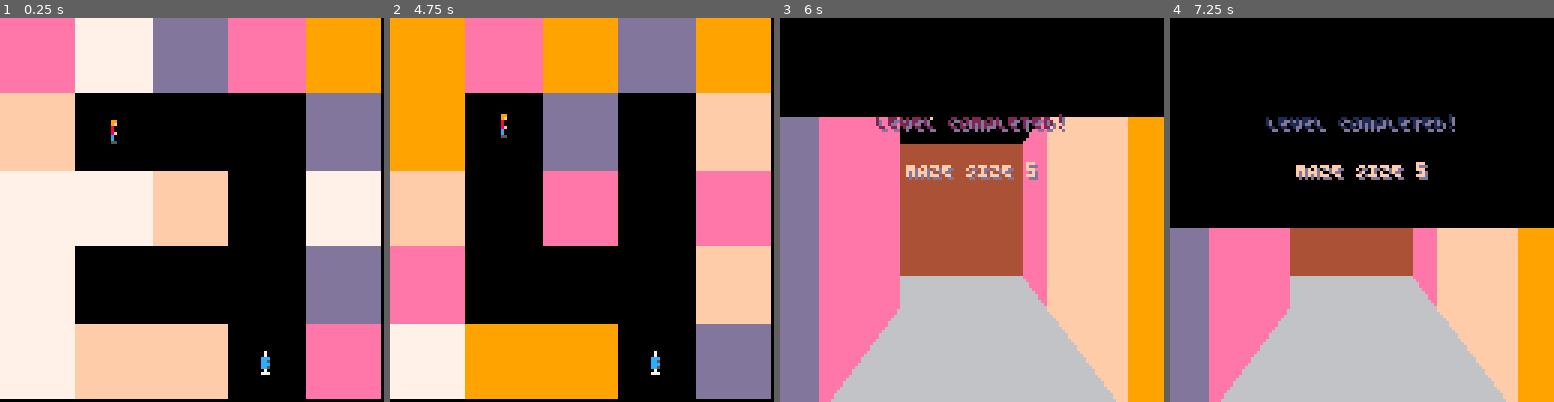
Above: before the commit, frames 1-4 (left to right).
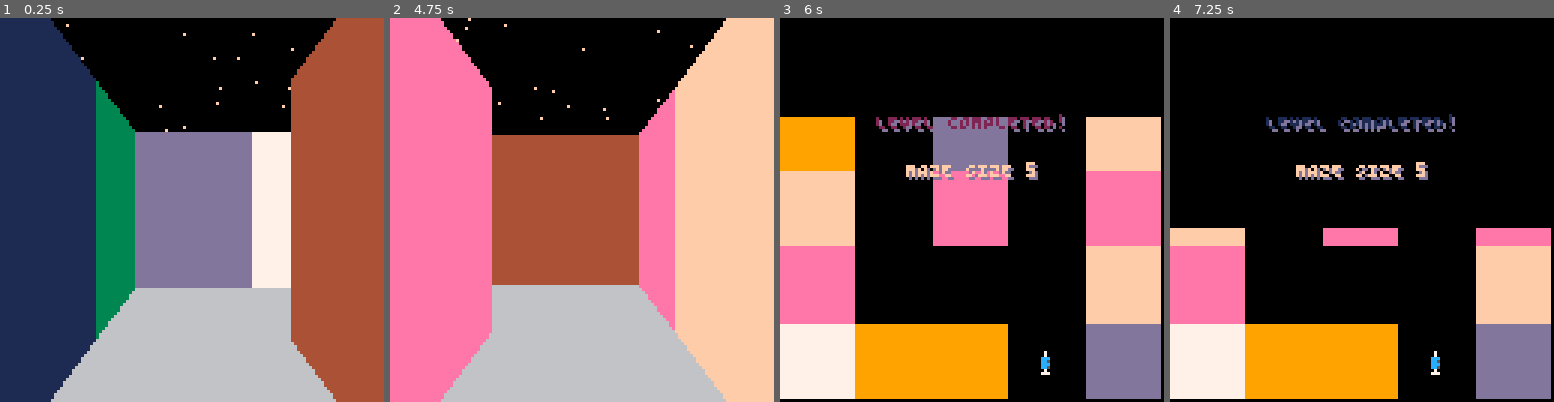
Above: after the commit, the same moments.

Repository: hypp/ld48
Game: PICO-8 cartridge carts/ld48.p8
Same seed, same stepped clock (60 frames per second), same inputs: the game is played once before the commit and once after it.
Inputs:
- Up to frame 1 (0.25 s): no input
- Up to frame 2 (4.75 s): tap O (Z key) at 0.33, 0.7, 1.43, 2.22, 3.1, 3.98 s; tap X (X key) at 1.07, 2.07, 2.4, 2.73, 3.07, 3.4, 3.73, 4.07, 4.4, 4.73 s; hold Left 1.97-2.37 s; hold Down 2.42-2.82 s; hold Right 2.87-3.53 s; hold Up 3.58-4.08 s; hold Right 4.13-4.53 s; hold Down from 4.58 s (still down)
- Up to frame 3 (6 s): tap O (Z key) at 4.87, 5.75 s; tap X (X key) at 5.07, 5.4, 5.73 s; release Down at 5.08 s; hold Left 5.13-5.8 s; hold Up from 5.85 s (still down)
- Up to frame 4 (7.25 s): tap X (X key) every 0.33 s from 6.07 to 7.07 s; release Up at 6.18 s; hold Left 6.23-6.63 s; tap O (Z key) at 6.63 s; hold Down 6.68-7.08 s; hold Right from 7.13 s (still down)

The runs differ from the first frame. In frame 1, 96% of the frame differs, in the area x 0-100%, y 0-100%; in frame 2, 85%; in frame 3, 66%; in frame 4, 41%.

Commit message:
wip

Diff:
--- a/carts/ld48.p8
+++ b/carts/ld48.p8
@@ -377,7 +377,6 @@
 
 function game_init()
     init_camera()
-    drawmode = 1
 end
 
 function level_update()
@@ -436,13 +435,15 @@
 
     current_level_map = level.map
 
+    -- draw map
+    map_height = #current_level_map
+    map_width = #current_level_map[1]
+
+    tile_width = screen_width/map_width
+    tile_height = screen_height/map_height
+
     if drawmode == 1 then
         -- draw map
-        map_height = #current_level_map
-        map_width = #current_level_map[1]
-
-        tile_width = screen_width/map_width
-        tile_height = screen_height/map_height
         y = 0
         for row in all(current_level_map) do
             x = 0
@@ -706,6 +707,14 @@
 --function level_draw()
 --end
 function level_done_update()
+    if level.clear_pos < 0 then
+    -- first time
+        -- stop music
+        music(-1)
+    -- start level clear music
+        music(8)
+
+    end
     level.clear_pos += 1
     if level.clear_pos == screen_height then
         current_state = state_init_level
Not shown, changed: 141 lines of the sprite sheet (__gfx__) section of carts/ld48.p8
Not shown, changed: the thumbnail (__label__) section of carts/ld48.p8
Not shown, changed: the music (__music__) section of carts/ld48.p8
Not shown, changed: the sound effects (__sfx__) section of carts/ld48.p8
